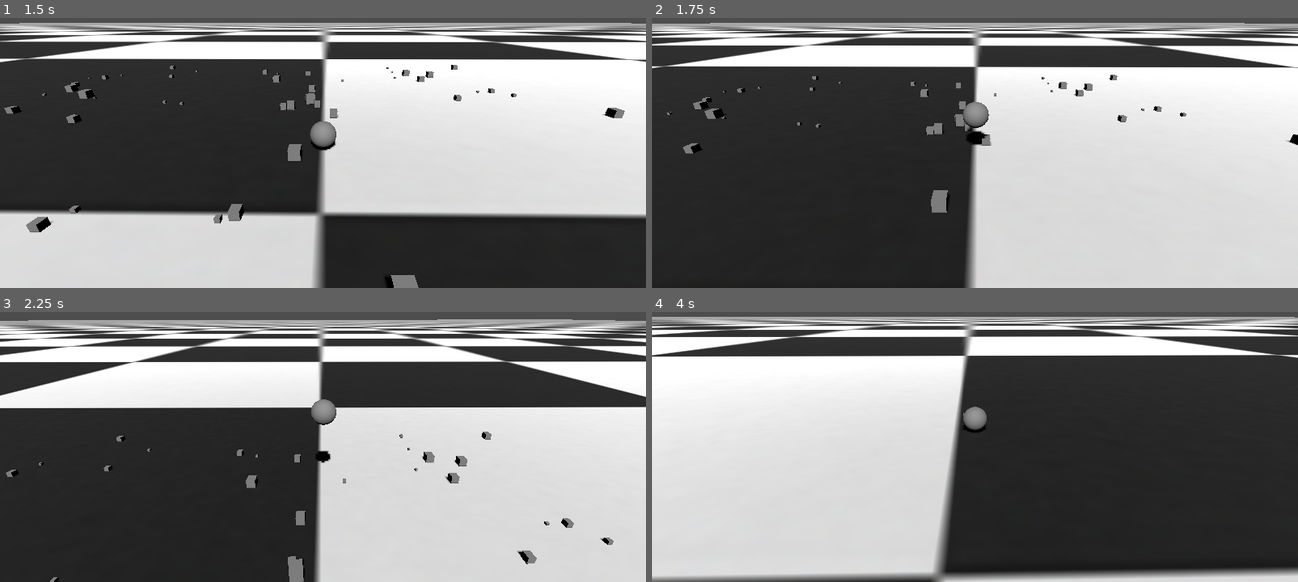
Above: before the commit, frames 1-4 (two rows, left to right).
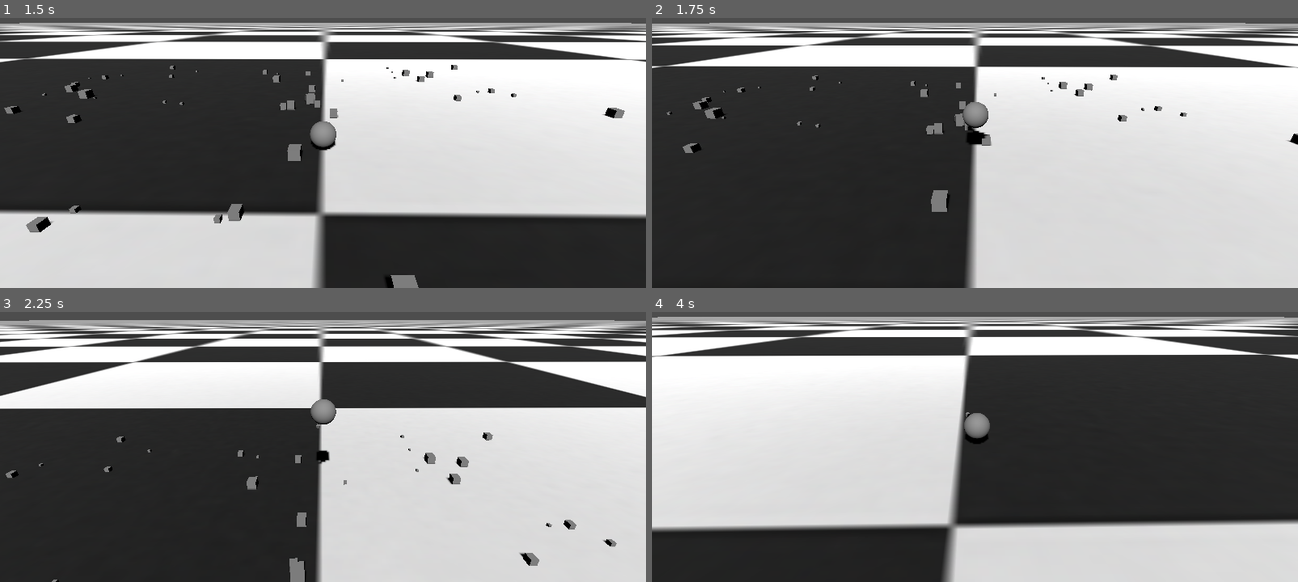
Above: after the commit, the same moments.

Repository: ericso/katamari-clone-spike
Game: Godot game, scene res://main.tscn
Same seed, same stepped clock (60 frames per second), same inputs: the game is played once before the commit and once after it.
Inputs (mouse positions are in pixels of both pictures, inside the frame that each line leads up to):
- Up to frame 1 (1.5 s): move the mouse to (355, 104) at 0.52 s; hold W (move_forward) from 0.53 s (still down); move the mouse to (290, 107) at 1.27 s
- Up to frame 2 (1.75 s): keep holding W (move_forward)
- Up to frame 3 (2.25 s): keep holding W (move_forward); move the mouse to (335, 393) at 2.02 s
- Up to frame 4 (4 s): keep holding W (move_forward); move the mouse to (968, 406) at 2.77 s; move the mouse to (1020, 403) at 3.52 s

Frame 1 is identical in both runs. In frame 2, 0.4% of the frame differs, in the area x 0-100%, y 1-73%; in frame 3, 2.2%; in frame 4, 25%, in the area x 0-100%, y 1-100%.

Commit message:
sticking boxes finally working

Diff:
--- a/ball.gd
+++ b/ball.gd
@@ -1,4 +1,6 @@
 extends RigidBody3D
+
+@export var stuck_parts_container_path: NodePath = "StuckParts"
 
 @export var move_force := 10.0
 var max_angular_speed := 10.0
@@ -13,8 +15,9 @@
 
 	contact_monitor = true
 	max_contacts_reported = 32
+	body_entered.connect(_on_body_entered)
 
-func _physics_process(delta):
+func _physics_process(_delta):
 	# handle camera (TODO move this to utility func)
 	if camera_rig == null:
 		return
@@ -50,55 +53,28 @@
 	if angular_velocity.length() > max_angular_speed:
 		angular_velocity = angular_velocity.normalized() * max_angular_speed
 
-#func _on_sticky_area_body_entered(body: Node) -> void:
-	#if body == self:
-		#return  # don't process self
-#
-	#print("DEBUG::_on_sticky_area_body_entered:", body.name)
-#
-	#if body is RigidBody3D and body.is_in_group("stickable") and not body.has_meta("stuck"):
-		#print("STICKING:", body.name)
-		#body.set_meta("stuck", true)
-#
-		#var joint := PinJoint3D.new()
-		#get_tree().current_scene.add_child(joint)
-		#joint.node_a = self.get_path()
-		#joint.node_b = body.get_path()
-		#joint.position = body.global_position
-#
-		#body.gravity_scale = 0
-		#body.linear_damp = 10
-		#body.angular_damp = 10
-
-func _on_sticky_area_body_entered(body: Node) -> void:
-	if body == self:
-		return
-
+func _on_body_entered(body: Node) -> void:
 	if body is RigidBody3D and body.is_in_group("stickable") and not body.has_meta("stuck"):
 		body.set_meta("stuck", true)
 
-		var local_transform = self.global_transform.affine_inverse() * body.global_transform
+		var mesh_node := body.get_node_or_null("MeshInstance")
+		if mesh_node:
+			var mesh_copy := MeshInstance3D.new()
+			mesh_copy.mesh = mesh_node.mesh
+			mesh_copy.material_override = mesh_node.material_override
+			mesh_copy.scale = mesh_node.scale
 
-		# 1. Copy MeshInstance3D
-		var original_mesh := body.get_node_or_null("MeshInstance")
-		if original_mesh:
-			var mesh_copy := MeshInstance3D.new()
-			mesh_copy.mesh = original_mesh.mesh
-			mesh_copy.material_override = original_mesh.material_override
-			mesh_copy.transform = local_transform
-			mesh_copy.scale = original_mesh.scale
-			add_child(mesh_copy)
+			get_node(stuck_parts_container_path).add_child(mesh_copy)
+			mesh_copy.global_transform = mesh_node.global_transform
 
-		# 2. Copy CollisionShape3D
 		var shape_node := body.get_node_or_null("CollisionShape")
 		if shape_node and shape_node.shape:
-			var new_shape := CollisionShape3D.new()
-			new_shape.shape = shape_node.shape.duplicate()  # don't reuse!
-			new_shape.transform = local_transform
-			add_child(new_shape)
+			var shape_copy := CollisionShape3D.new()
+			shape_copy.shape = shape_node.shape.duplicate()
 
-		# 3. (Optional) increase ball's mass
-		mass += 0.2
+			add_child(shape_copy)
+			shape_copy.global_transform = shape_node.global_transform
 
-		# 4. Remove original physics body
+		mass += 0.5
+
 		body.queue_free()
--- a/ball.tscn
+++ b/ball.tscn
@@ -1,12 +1,10 @@
-[gd_scene load_steps=5 format=3 uid="uid://b2si5snpmegr6"]
+[gd_scene load_steps=4 format=3 uid="uid://b2si5snpmegr6"]
 
 [ext_resource type="Script" uid="uid://bjsp388o1qlkc" path="res://ball.gd" id="1_x8fbi"]
 
 [sub_resource type="SphereShape3D" id="SphereShape3D_41u45"]
 
 [sub_resource type="SphereMesh" id="SphereMesh_ktgx5"]
-
-[sub_resource type="SphereShape3D" id="SphereShape3D_x8fbi"]
 
 [node name="Ball" type="RigidBody3D"]
 collision_mask = 6
@@ -18,10 +16,4 @@
 [node name="MeshInstance" type="MeshInstance3D" parent="."]
 mesh = SubResource("SphereMesh_ktgx5")
 
-[node name="StickyArea" type="Area3D" parent="."]
-collision_mask = 2
-
-[node name="CollisionShape" type="CollisionShape3D" parent="StickyArea"]
-shape = SubResource("SphereShape3D_x8fbi")
-
-[connection signal="body_entered" from="StickyArea" to="." method="_on_sticky_area_body_entered"]
+[node name="StuckParts" type="Node3D" parent="."]
